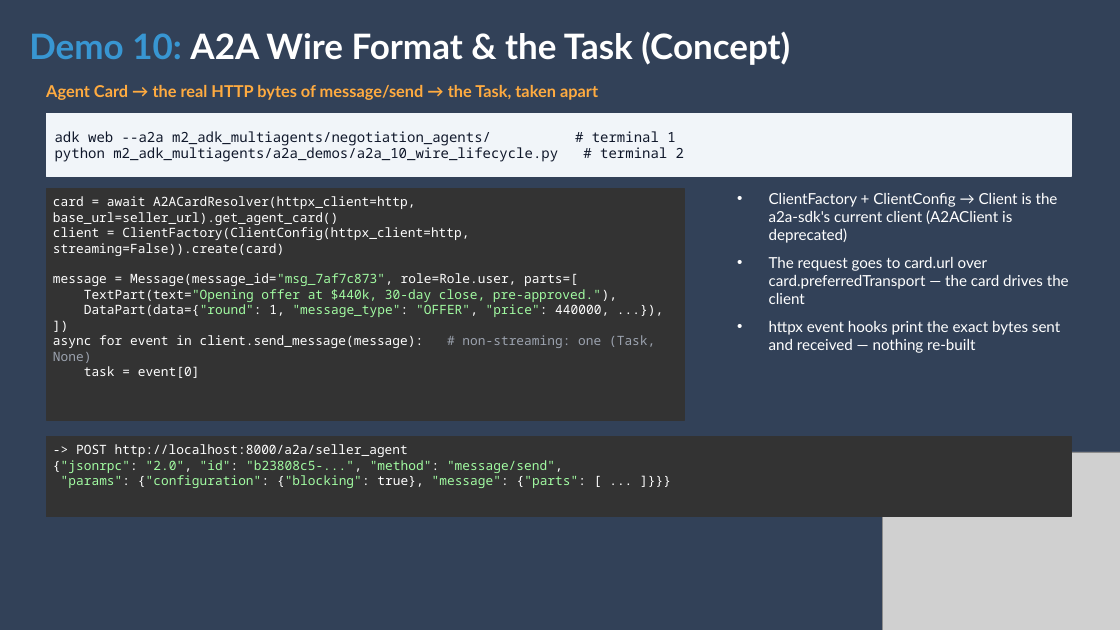
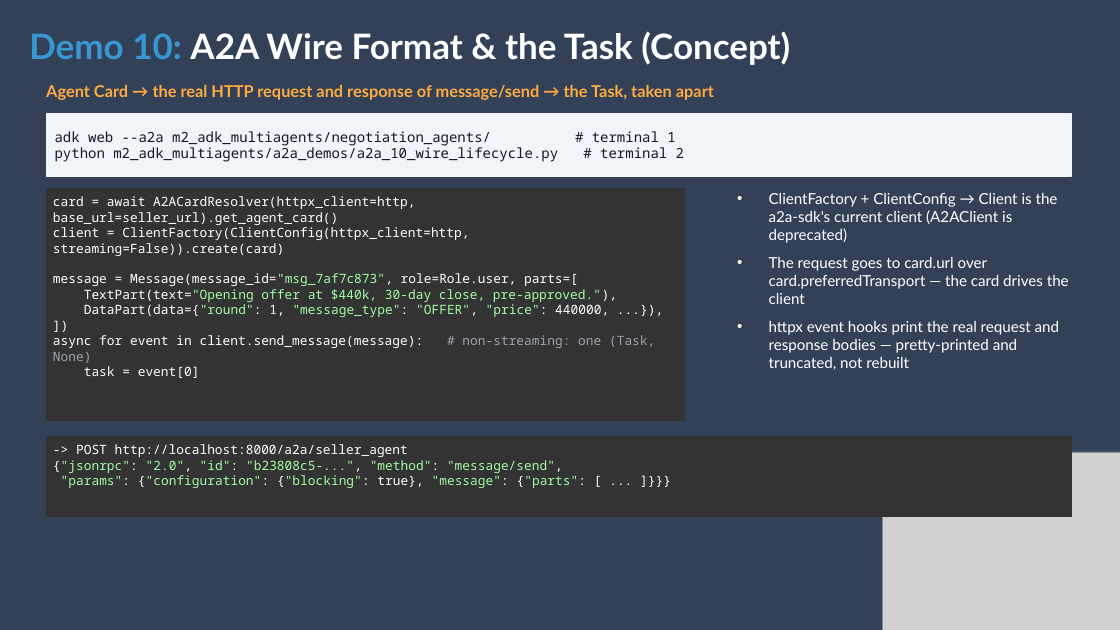
Before and after one commit to jeev1992/real-estate-negotiation-simulator, a slide deck: slide 75 of Week 6 _ Agent Communication Protocols_ MCP, A2A, and Google ADK.pptx (slide 72 before the commit). Drawn at 1120x630 pixels with LibreOffice and Linux fonts; fonts in the diff are those of the drawing; grey boxes stand for pictures. Boxes give left, top, right and bottom in pixels: in the first picture for what was removed or moved away, otherwise in the second. Text is boxed around its words. In the diff, an @@ line names an element or a change of style, - is before the commit and + after.

```diff
--- a/Week 6 _ Agent Communication Protocols_ MCP, A2A, and Google ADK.pptx
+++ b/Week 6 _ Agent Communication Protocols_ MCP, A2A, and Google ADK.pptx
@@ text at (x1=46, y1=85, x2=714, y2=100): text changed @@
-Agent Card → the real HTTP bytes of message/send → the Task, taken apart
+Agent Card → the real HTTP request and response of message/send → the Task, taken apart
@@ text at (x1=769, y1=321, x2=1059, y2=370): text changed @@
-  • httpx event hooks print the exact bytes sent and received — nothing re-built
+  • httpx event hooks print the real request and response bodies — pretty-printed and truncated, not rebuilt
```
Also in this commit, not shown: 1 other slide changed, 7 slides added, 21 other files.
